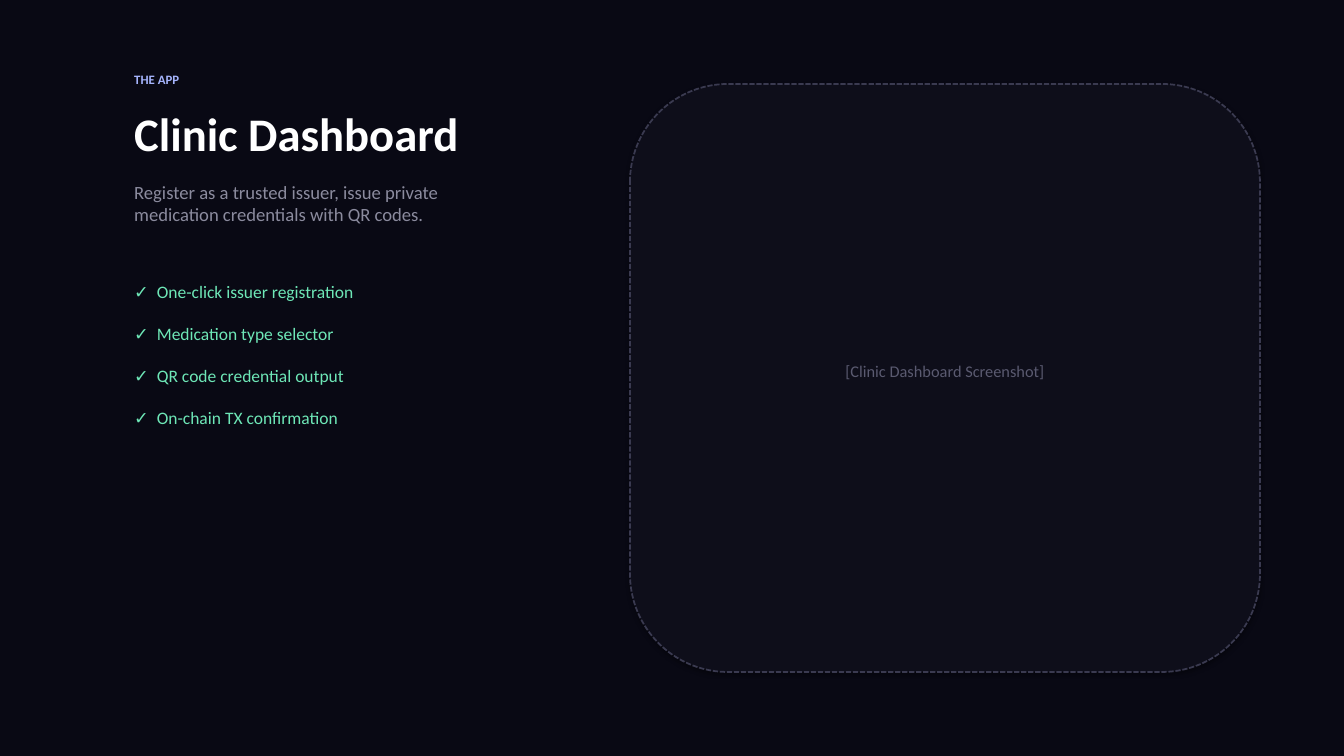
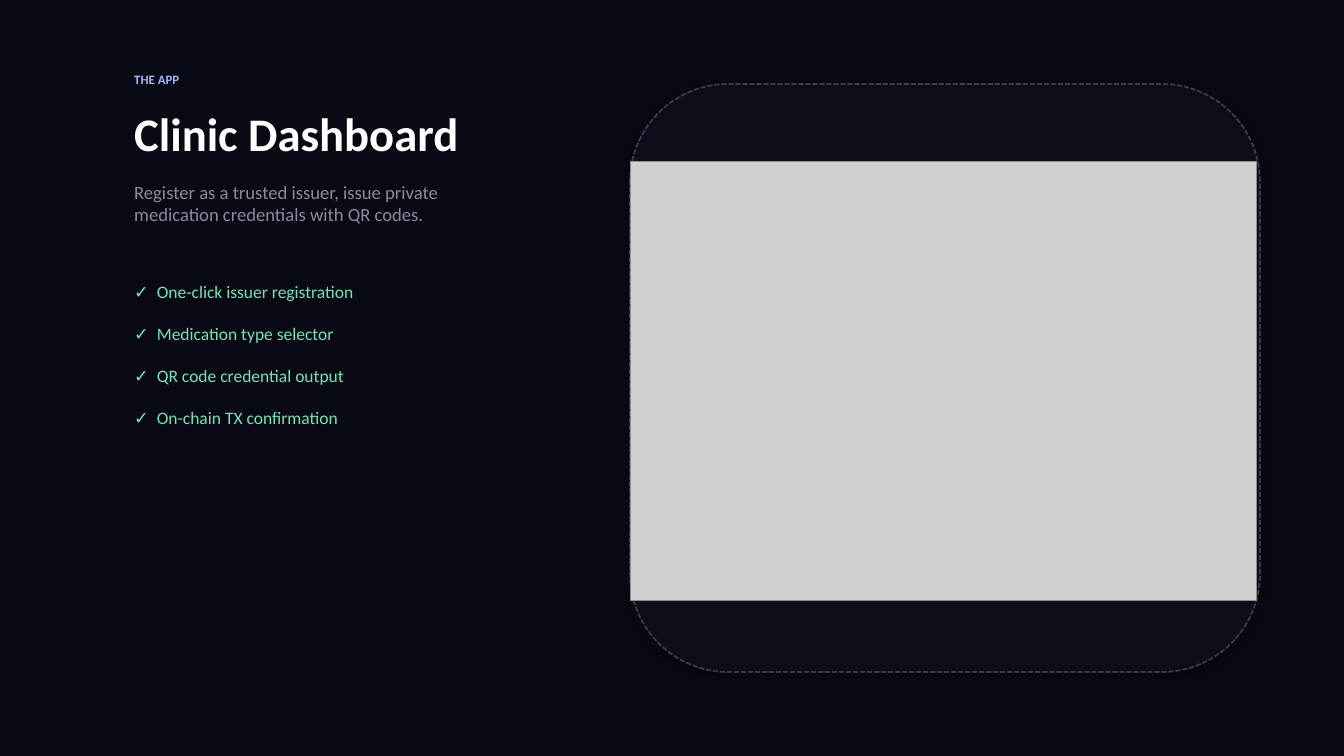
Before and after one commit to 0xNoramiya/nightrx, a slide deck: slide 5 of NightRx-Pitch-Deck.pptx. Drawn at 1344x756 pixels with LibreOffice and Linux fonts; fonts in the diff are those of the drawing; grey boxes stand for pictures. Boxes give left, top, right and bottom in pixels: in the first picture for what was removed or moved away, otherwise in the second. Text is boxed around its words. In the diff, an @@ line names an element or a change of style, - is before the commit and + after.

Commit message:
docs: add app screenshots to pitch deck

```diff
--- a/NightRx-Pitch-Deck.pptx
+++ b/NightRx-Pitch-Deck.pptx
@@ picture added at [630, 162, 1257, 601] @@
@@ text removed at [845, 365, 1044, 379] @@
-[Clinic Dashboard Screenshot]
```
Also in this commit, not shown: 4 other slides changed.
